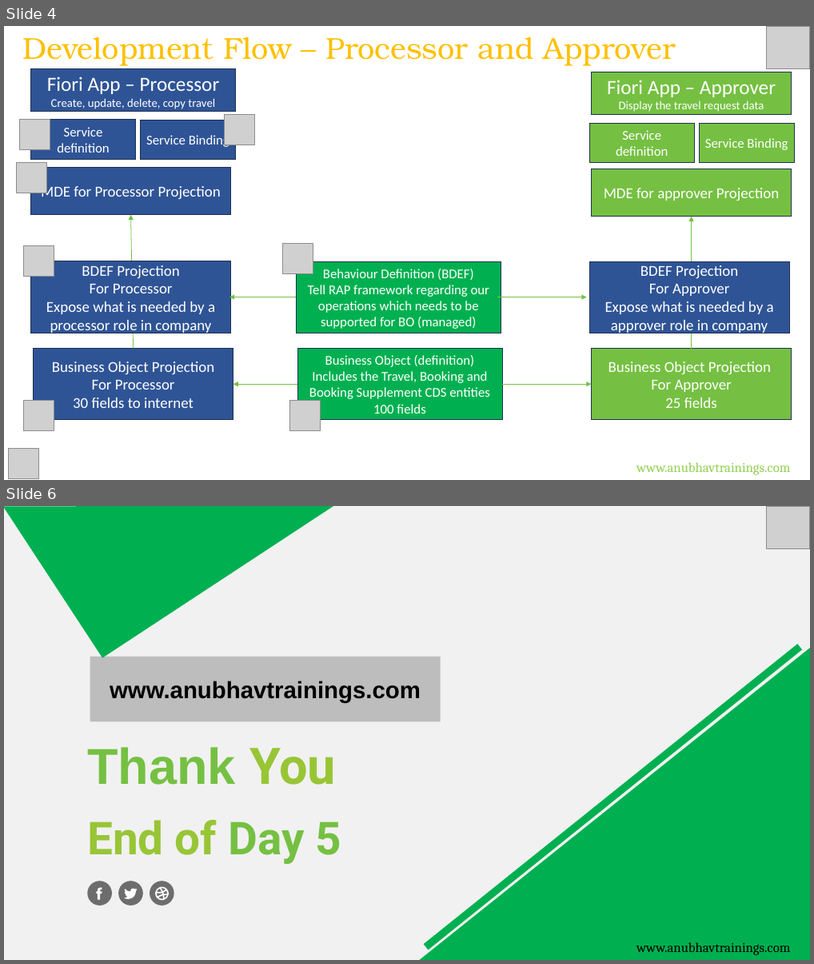
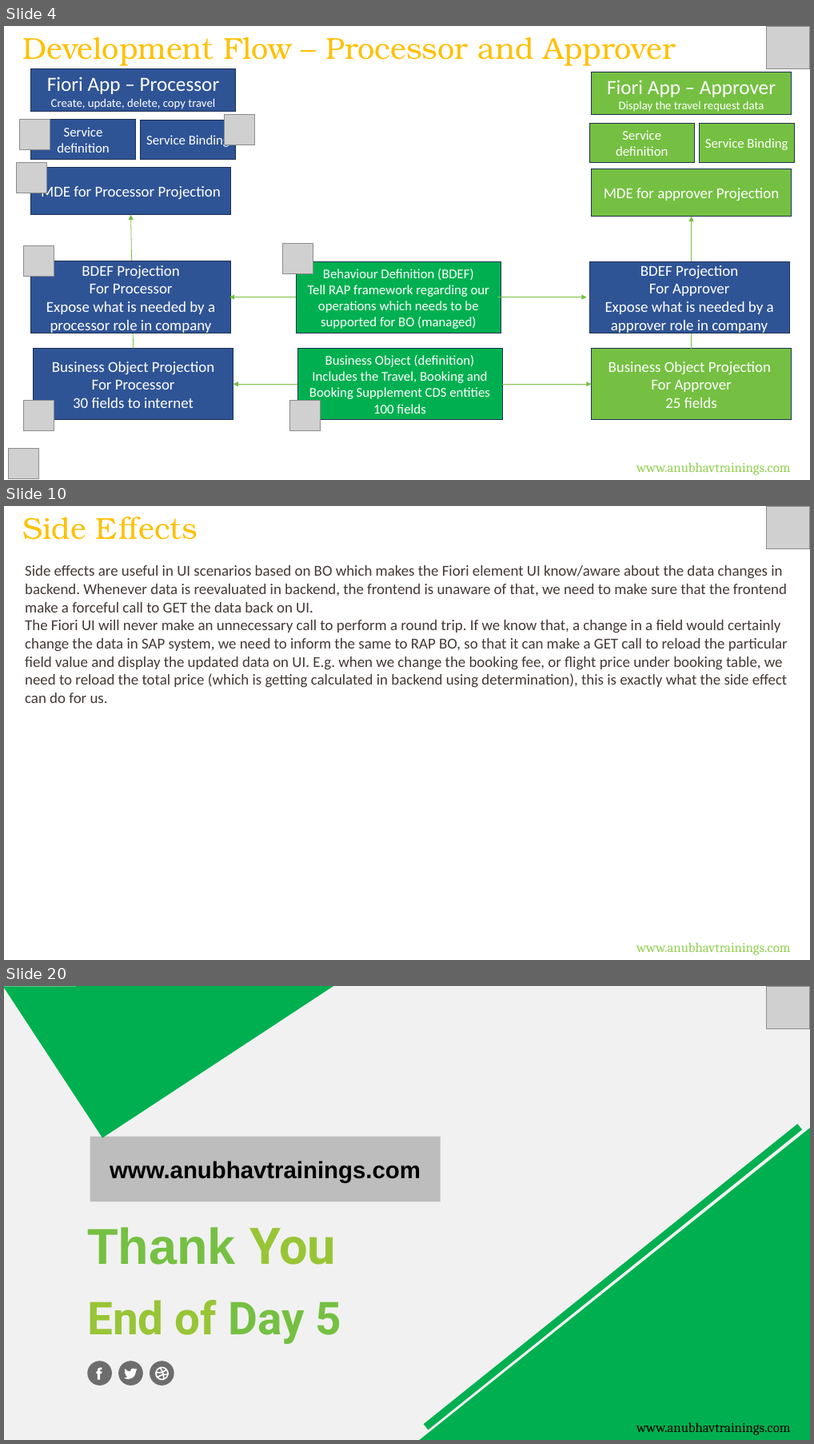
Before and after one commit to soyuztechnologies/AOC_Corporate_Training, a slide deck: Day 6/DAY-6.pptx. Shown one above the other, each under a label of ours: slides 4 and 6 before the commit, slides 4, 10 and 20 after it; the slides between them are not shown. The pictures are 814x964 and 814x1444 pixels, drawn with LibreOffice and Linux fonts; fonts in the diff are those of the drawing; grey boxes stand for pictures. Boxes give left, top, right and bottom in pixels: in the first picture for what was removed or moved away, otherwise in the second. Text is boxed around its words. In the diff, an @@ line names an element or a change of style, - is before the commit and + after.

```diff
--- a/Day 6/DAY-6.pptx
+++ b/Day 6/DAY-6.pptx
@@ slide 10 added at [4,506,810,960], background #FFFFFF @@
@@ text added at [22,516,198,540], 36 pt, text #FFC000 @@
+Side Effects
@@ picture added at [767,506,810,549] @@
@@ text added at [25,565,788,703], 18 pt, text #433835 @@
+Side effects are useful in UI scenarios based on BO which makes the Fiori element UI know/aware about the data changes in backend. Whenever data is reevaluated in backend, the frontend is unaware of that, we need to make sure that the frontend make a forceful call to GET the data back on UI.
+The Fiori UI will never make an unnecessary call to perform a round trip. If we know that, a change in a field would certainly change the data in SAP system, we need to inform the same to RAP BO, so that it can make a GET call to reload the particular field value and display the updated data on UI. E.g. when we change the booking fee, or flight price under booking table, we need to reload the total price (which is getting calculated in backend using determination), this is exactly what the side effect can do for us.
@@ text added at [637,942,790,955], 16 pt, text #92D050 @@
+www.anubhavtrainings.com
@@ what was slide 6 is now slide 20 @@
```
Also in this commit, not shown: 1 slide changed, 13 other slides added, 4 other files.
